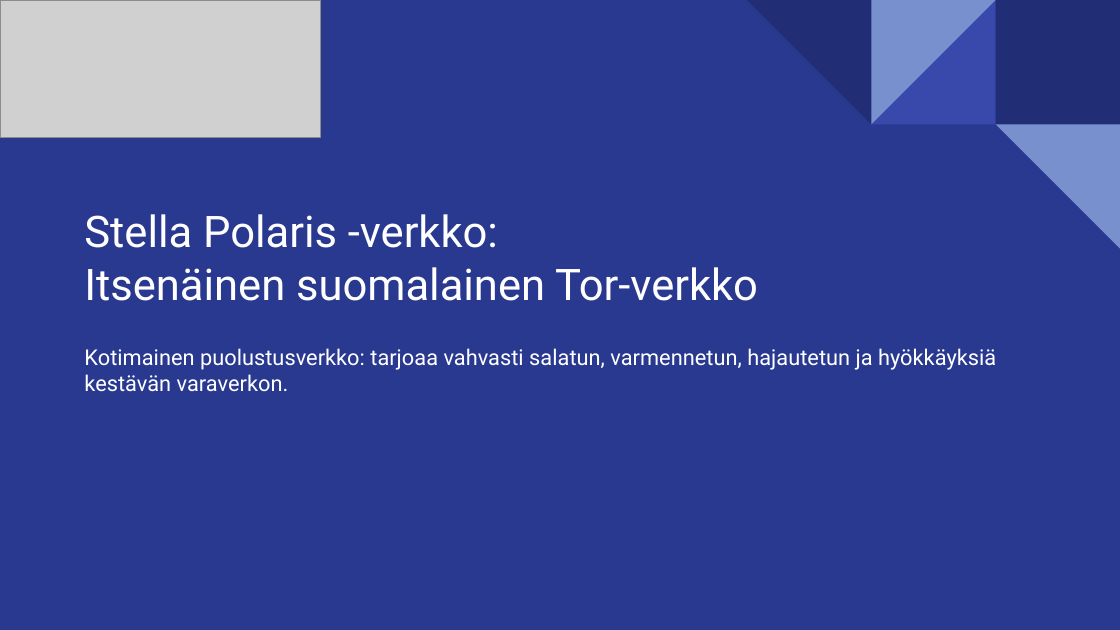
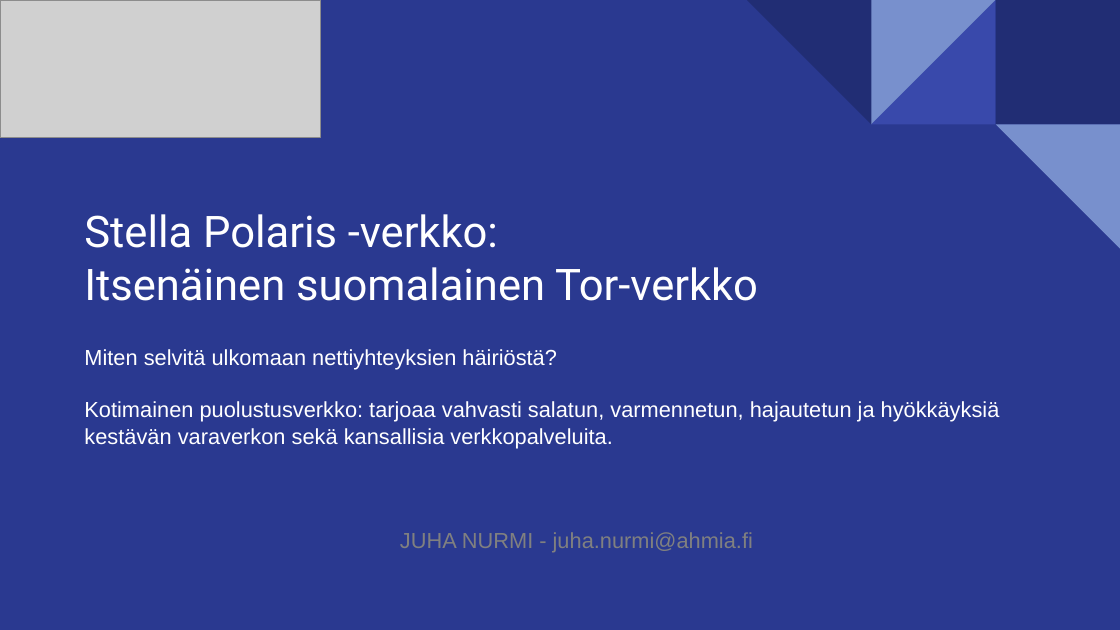
Before and after one commit to juhanurmi/stellapolaris, a slide deck: slide 1 of docs/Esitys_Suomeksi.odp. Drawn at 1120x630 pixels with LibreOffice and Linux fonts; fonts in the diff are those of the drawing; grey boxes stand for pictures. Boxes give left, top, right and bottom in pixels: in the first picture for what was removed or moved away, otherwise in the second. Text is boxed around its words. In the diff, an @@ line names an element or a change of style, - is before the commit and + after.

Commit message:
Stella Polaris -verkko.

```diff
--- a/docs/Esitys_Suomeksi.odp
+++ b/docs/Esitys_Suomeksi.odp
@@ subtitle at (84, 349, 1000, 553): text changed; font Roboto to Arial @@
-Kotimainen puolustusverkko: tarjoaa vahvasti salatun, varmennetun, hajautetun ja hyökkäyksiä kestävän varaverkon.
+Miten selvitä ulkomaan nettiyhteyksien häiriöstä?
+Kotimainen puolustusverkko: tarjoaa vahvasti salatun, varmennetun, hajautetun ja hyökkäyksiä kestävän varaverkon sekä kansallisia verkkopalveluita.
+JUHA NURMI - juha.nurmi@ahmia.fi
```
Also in this commit, not shown: 3 other slides changed, 3 slides added, 1 slide removed, 1 other file.
